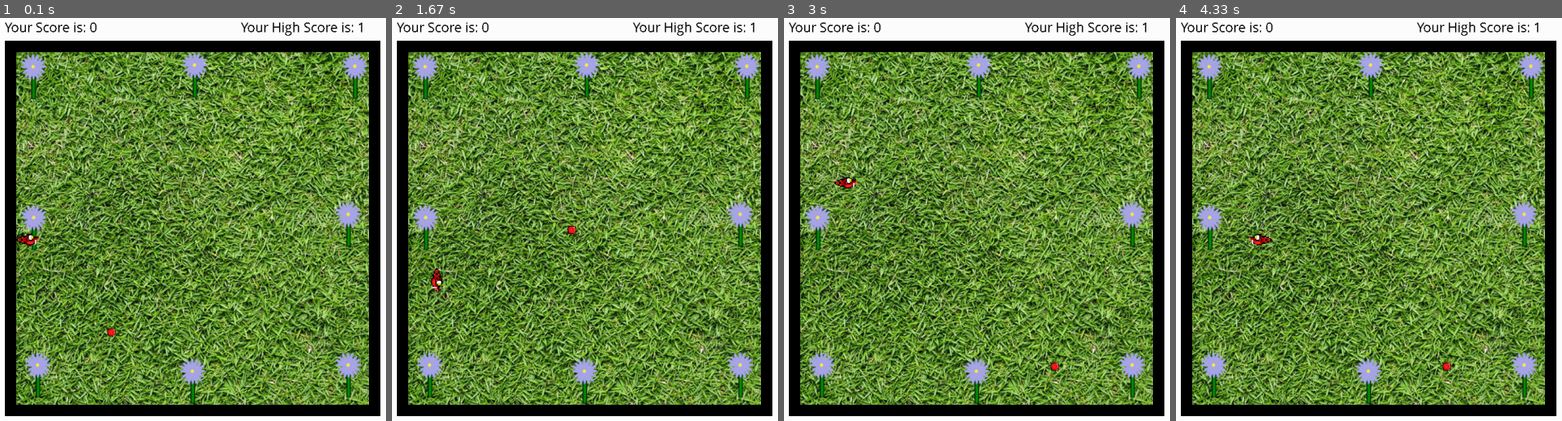
Above: before the commit, frames 1-4 (left to right).
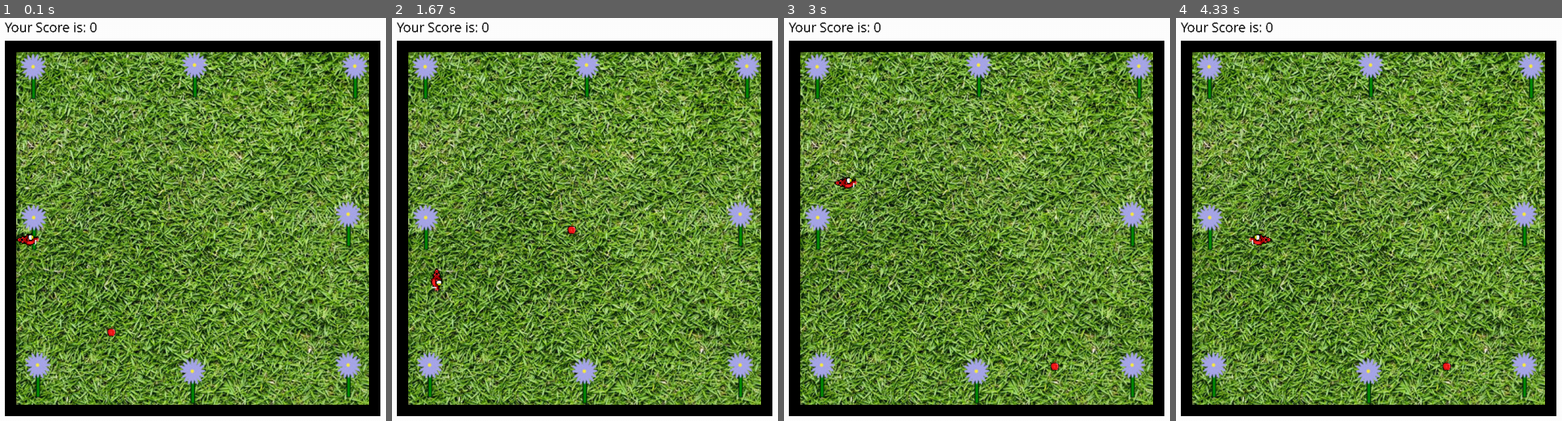
Above: after the commit, the same moments.

Repository: Deuzmo/SnakePythonGame
Game: pygame game, started from driver.py
The game is run twice, just before and just after one commit, with the same random seed, the same clock (stepped at 60 frames per second) and the same inputs. The source is Python 2; it was converted automatically to run under Python 3.
Inputs (mouse positions are in pixels of both pictures, inside the frame that each line leads up to):
- Up to frame 1 (0.1 s): no input
- Up to frame 2 (1.67 s): hold Left 0.33-0.87 s; click "PLAY AGAIN" at 1.02 s; hold Down 1.27-1.57 s; move the mouse to (669, 110) at 1.3 s; hold Left from 1.6 s (still down)
- Up to frame 3 (3 s): release Left at 2 s; click "PLAY AGAIN" at 2.15 s; hold Up 2.4-2.77 s; move the mouse to (1004, 271) at 2.43 s; hold Right from 2.8 s (still down)
- Up to frame 4 (4.33 s): release Right at 3.43 s; hold Down 3.47-3.83 s; hold Left from 3.87 s (still down)

The runs differ from the first frame. In frame 1, 0.3% of the frame differs, in the area x 62-94%, y 1-5%; in frame 2, 0.3%; in frame 3, 0.3%; in frame 4, 0.3%.

Commit message:
updated high score stuffs

Diff:
--- a/board.py
+++ b/board.py
@@ -15,12 +15,10 @@
 snake_obj = snake.Snake()
 food_obj = food.Food(snake_obj)
 score_obj = score_curr.Score_Curr() # Normal score tracker, not related to highscore
-hs_obj = high_score.High_Score() # High score
 
-# Updates Game High Score
-def update_score(new_score):
-    hs_obj.update(new_score)
-    draw_high_score()
+# use on game over
+print('score init')
+hs_obj = high_score.High_Score() # hs object
 
 # Updates current game score
 def update_curr_score(score):
@@ -30,6 +28,14 @@
 # Displays Game Over view
 # TODO: Fix fitment of text
 def game_over():
+
+    # Prompt user to input user for high score display
+    if score_obj.curr > hs_obj.min_score:
+        if not hs_obj.score_set: # so it doesnt loop
+
+            # REPLACE test with user input name
+            hs_obj.add_new_high_score('test', score_obj.curr)
+            hs_obj.set_high_scores()
 
     # Black out screen
     screen.fill(pygame.Color(255, 255, 255, 255))
@@ -66,11 +72,6 @@
     font = pygame.font.SysFont('Comic Sans MS', 25)
     img = font.render(txt_str, False, (0, 0, 0))
     render_item(320, 720, img)
-
-# Renders high score from high score object
-def draw_high_score():
-    screen.blit(hs_obj.txt, (735,0))
-
 
 def draw_snake(snake, food):
 
@@ -130,7 +131,6 @@
         draw_score(score_obj)
         draw_food(food_obj)
         draw_snake(snake_obj, food_obj)
-        draw_high_score()
     else:
         game_over()
         draw_score(score_obj)
@@ -144,16 +144,14 @@
     snake_obj = snake.Snake()
     food_obj = food.Food(snake_obj)
     score_obj.reset()
+    hs_obj.reset()
+
 
 # keeps screen printed until game is quit
 def displayboard():
 
     # make screen background white
     screen.fill(pygame.Color(255, 255, 255, 255))
-
-    # high score
-    # screen.blit(score_sec.text, (735, 0))
-    draw_high_score()
 
     # draw border
     startX = 320
--- a/driver.py
+++ b/driver.py
@@ -3,14 +3,8 @@
 import sys
 
 
-# def set_score(curr_score, score):
-#     # Set score if needed
-#     if curr_score > score.score:
-#         score.score = curr_score
-#         score.set_score()
+def main():
 
-
-def main():
     pygame.init()
     clock = pygame.time.Clock()
     gaming = True
@@ -33,7 +27,6 @@
                 board.snake_obj.grow()
                 board.food_obj.update_pos(board.snake_obj)
                 board.score_obj.update()
-                board.hs_obj.update(board.score_obj.curr) #
 
         else:
             # Process input in Game Over screen
--- a/high_score.py
+++ b/high_score.py
@@ -2,21 +2,30 @@
 
 pygame.font.init()
 
+max_hs = 5
+
+#
+# Top players will be saved
+#
 class High_Score:
-	curr = 0
-	txt = None
 
 	# Constructor
-	# Sets user high score or 0 if none available
 	def __init__(self):
-	    self.curr = self.get_score()
-	    self.txt = self.make_txt(self.curr)
 
-	    #new
-	    # self.scores = self.high_scores()
 
-	    # # check against this
-	    # self.min_score = self.get_min(self.scores)
+	    # Scores in list/dict form
+	    self.scores = self.get_high_scores()
+
+	    # Use to check if curr score to be saved
+	    self.min_score = self.get_min(self.scores)
+
+	    self.score_set = False
+
+
+	def reset(self):
+		self.score_set = False
+		self.scores = self.get_high_scores()
+		self.min_score = self.get_min(self.scores)
 
 	# Retrieves minimum to qualify for new high score
 	# check if current score > minimum
@@ -24,12 +33,15 @@
 		vals = []
 		for item in scores:
 			vals.append(item.values()[0])
-		return min(vals)
+		if len(vals) == 0:
+			return 0
+		else:
+			return min(vals)
 
 
 	# Returns a list of dictionary of high scores
 	# Format -> [{<username>:<high score>}]
-	def high_scores(self):
+	def get_high_scores(self):
 		file = open('scores.txt', 'r')
 		content = file.readlines()
 		hs = []
@@ -40,40 +52,33 @@
 		file.close()
 		return hs
 
+	# Writes high scores to file
+	def set_high_scores(self):
+		file = open('scores.txt', 'w')
+		for score in self.scores:
+			for val in score:
+				file.write(val + ' ' + str(score[val]) + '\n')
+		file.close()
+
+
+	# Adds latest high score in appropriate postion
+	# trims array by 1 (if length > 5) to adjust
+	# CALL UPON GAME END IF CURR > MIN
 	def add_new_high_score(self, name, score):
+		self.score_set = True
 		i = 0
-		for hs in self.scores:
-			curr = hs.values[0]
-			if score > curr:
-				hs.insert(i, {name:score})
-				break
 
-	# Updates high score file
-	def set_score(self):
-	    file = open('score.txt', 'w')
-	    write = 'High Score: {}'.format(self.curr)
-	    file.write(write)
-	    file.close()
+		# init config
+		if len(self.scores) == 0:
+			self.scores.append({name:score})
 
-	# Renders text to attach to board
-	def make_txt(self, score):
-		txt_str = 'Your High Score is: {}'.format(score)
-		txt = pygame.font.SysFont('Comic Sans MS', 25)
-		return txt.render(txt_str, False, (0,0,0))
-
-	def update(self, score):
-		self.curr = score
-		self.txt = self.make_txt(score)
-		self.set_score()
-
-	def get_score(self):
-		# get score from file or 0 if no file
-	    file = open('score.txt', 'r')
-	    contents = file.read()
-	    vals = contents.split(' ')
-	    try:
-	        score = int(vals[len(vals)-1])
-	    except IndexError:
-	        score = 0
-	    file.close()
-	    return score
+		# once more hs
+		else:
+			for hs in self.scores:
+				for item in hs:
+					curr = hs[item]
+					if score > curr:
+						self.scores.insert(i, {name:score})
+						if len(self.scores) > 5:
+							self.scores = self.scores[:5]
+						return
--- a/score.txt
+++ /dev/null
@@ -1 +0,0 @@
-High Score: 1
--- a/scores.txt
+++ b/scores.txt
@@ -1,3 +1,5 @@
-blah 5
-bloo 4
-roo 3
+test 6
+test 4
+test 3
+test 2
+test 1
